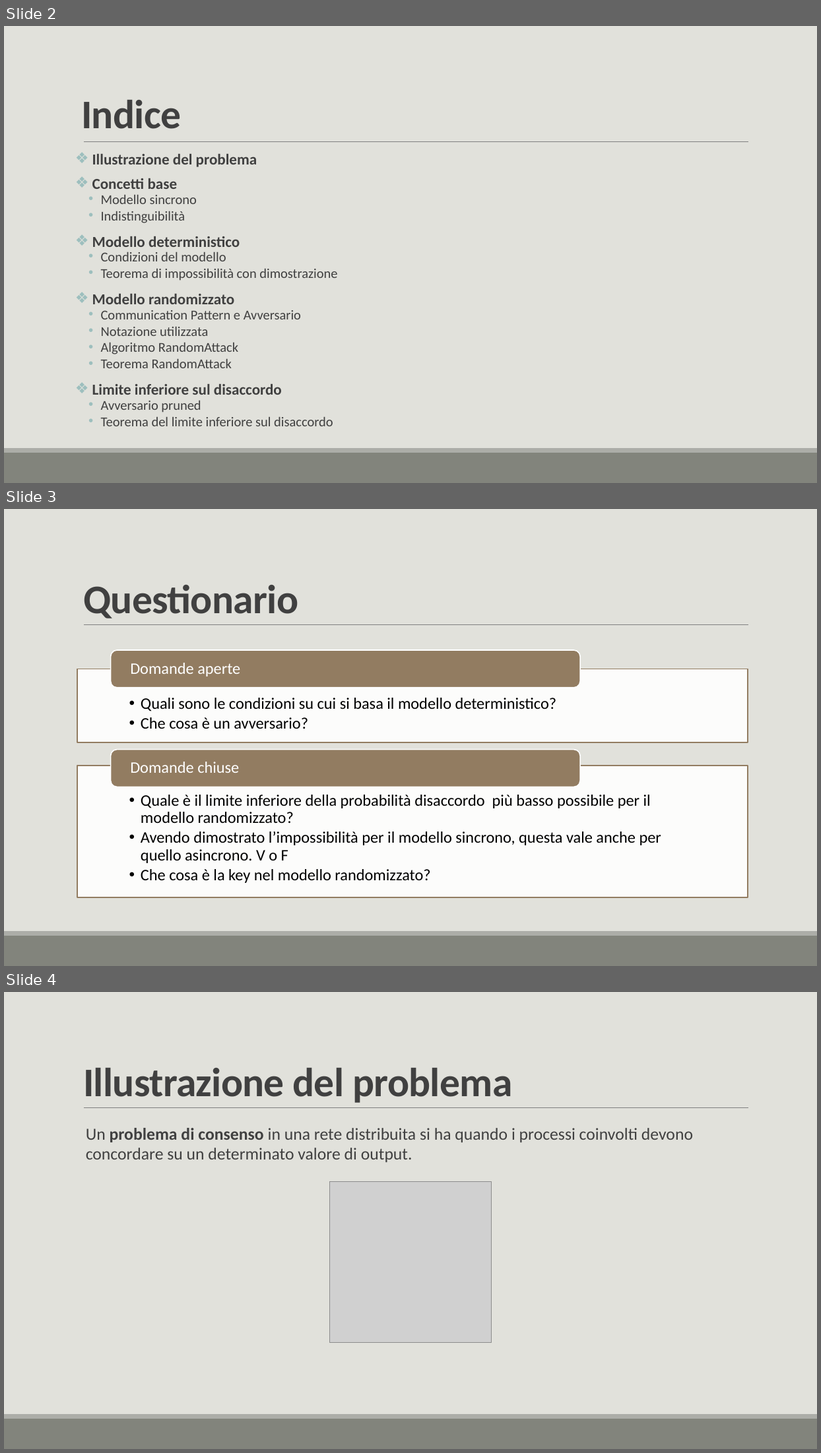
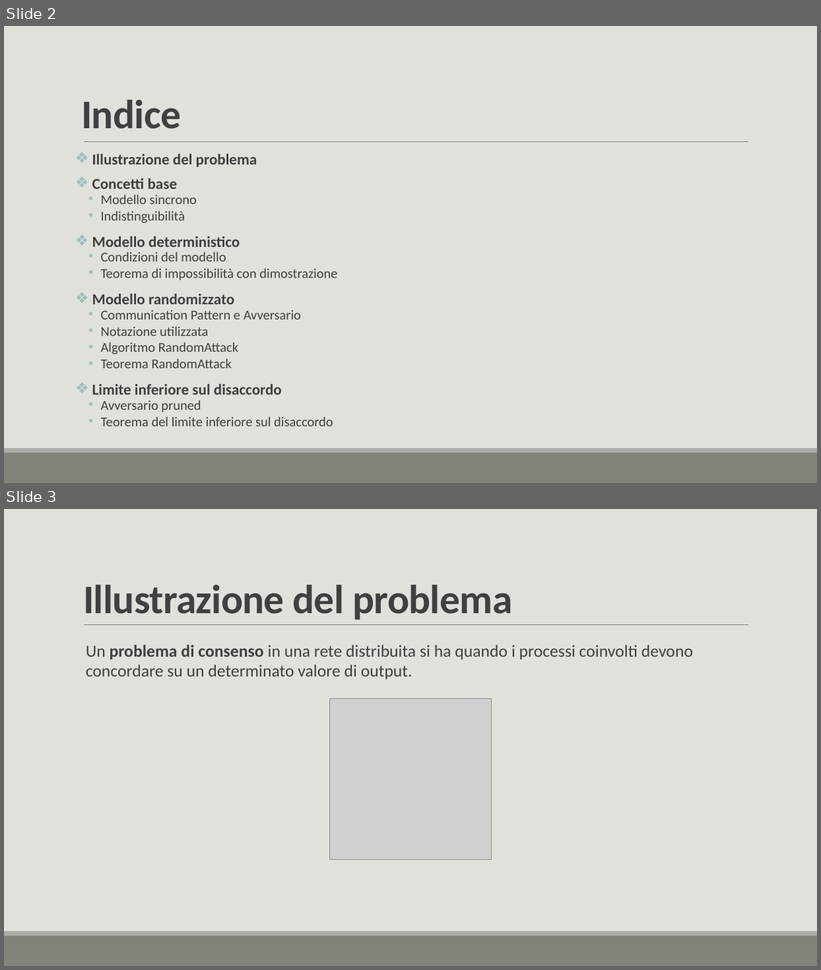
Before and after one commit to lory9894University/mcad, a slide deck: Prensentazione_V2.pptx. Shown one above the other, each under a label of ours: slides 2, 3 and 4 before the commit, slides 2 and 3 after it. The pictures are 821x1453 and 821x970 pixels, drawn with LibreOffice and Linux fonts; fonts in the diff are those of the drawing; grey boxes stand for pictures. Boxes give left, top, right and bottom in pixels: in the first picture for what was removed or moved away, otherwise in the second. Text is boxed around its words. In the diff, an @@ line names an element or a change of style, - is before the commit and + after.

```diff
--- a/Prensentazione_V2.pptx
+++ b/Prensentazione_V2.pptx
@@ slide 3 removed at bbox=[4, 509, 817, 966], background #E1E1DB; not listed: 3 template elements that a slide beside it also shows @@
@@ title removed at bbox=[83, 584, 298, 619] @@
-Questionario
@@ group removed at bbox=[77, 650, 748, 898]: 4 texts, 2 rectangles, 2 rounded rectangles @@
-  • Quali sono le condizioni su cui si basa il modello deterministico?
-  • Che cosa è un avversario?
-Domande aperte
-  • Quale è il limite inferiore della probabilità disaccordo più basso possibile per il modello randomizzato?
-  • Avendo dimostrato l’impossibilità per il modello sincrono, questa vale anche per quello asincrono. V o F
-  • Che cosa è la key nel modello randomizzato?
-Domande chiuse
@@ what was slide 4 is now slide 3 @@
```
Also in this commit, not shown: 13 slides changed, 6 slides added, 3 other slides removed, 1 other file.
